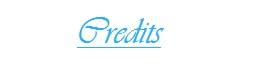
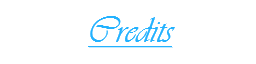
Layer changes from the first 256px x 64px image to the second:
painted on "Layer 2" over [77, 16, 175, 48]
